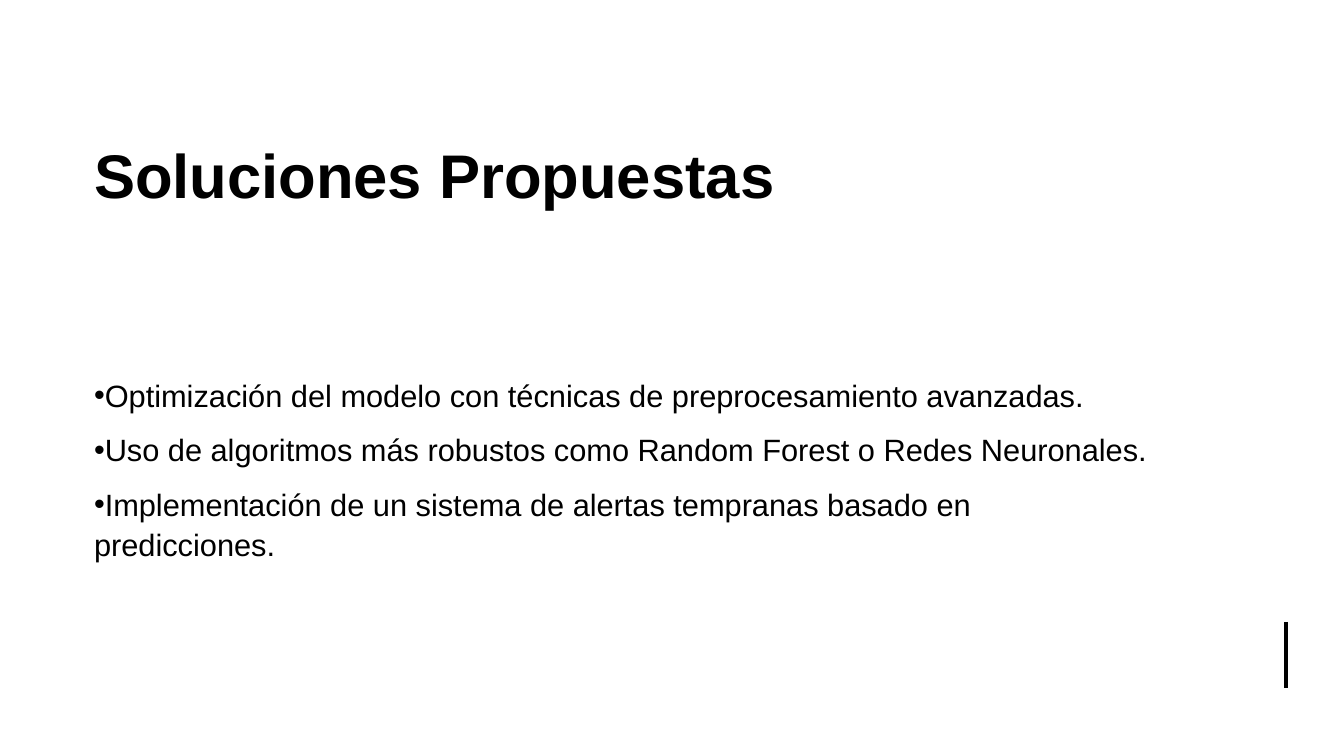
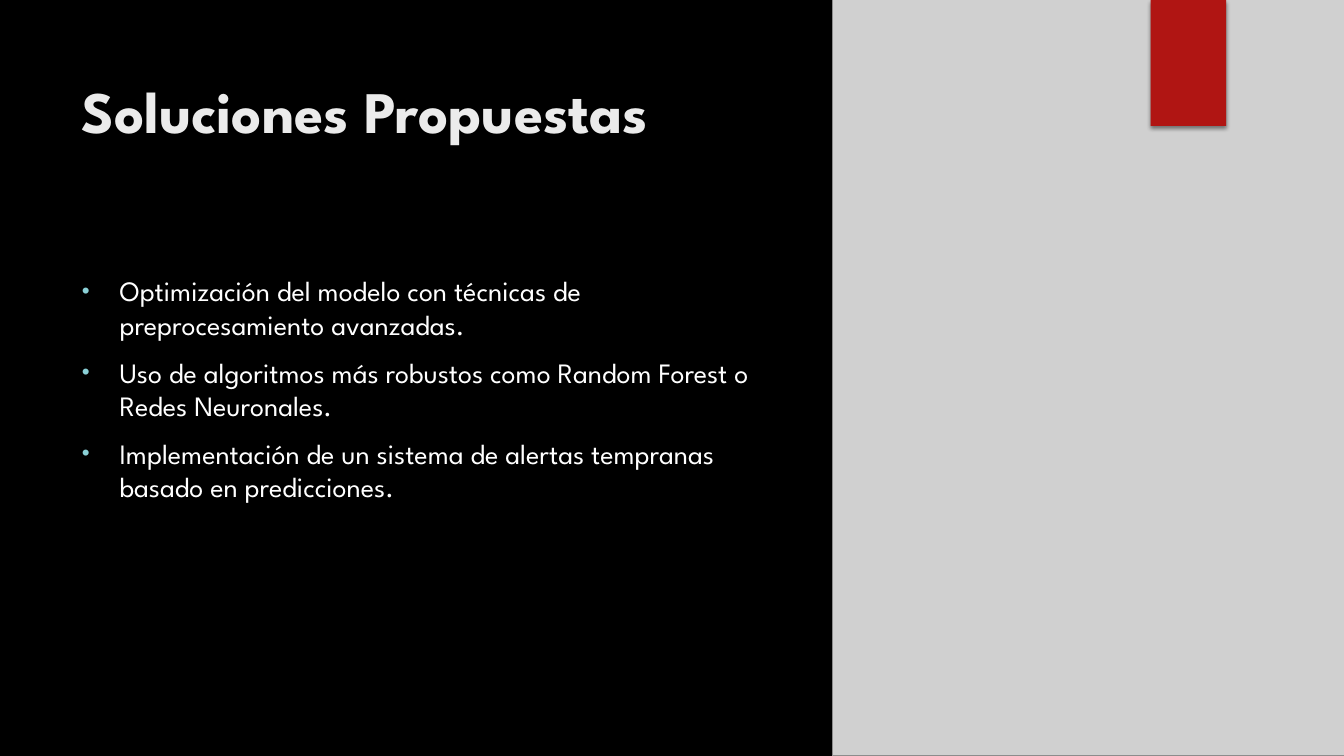
Before and after one commit to carlososorno9595/Analitica-de-datos, a slide deck: slide 9 of diapositiva seguridad informatica.pptx. Drawn at 1344x756 pixels with LibreOffice and Linux fonts; fonts in the diff are those of the drawing; grey boxes stand for pictures; background and template pictures are left out. Boxes give left, top, right and bottom in pixels: in the first picture for what was removed or moved away, otherwise in the second. Text is boxed around its words. In the diff, an @@ line names an element or a change of style, - is before the commit and + after.

```diff
--- a/diapositiva seguridad informatica.pptx
+++ b/diapositiva seguridad informatica.pptx
@@ background #FFFFFF to picture (left out) @@
@@ rectangle removed at box(0, 0, 1344, 756) @@
@@ rectangle removed at box(0, 0, 1344, 280) @@
@@ picture added at box(832, 0, 1344, 756) @@
@@ rectangle added at box(1150, 0, 1226, 126), fill #B01513 @@
@@ title "Soluciones Propuestas": place and size @@
-title "Soluciones Propuestas" at box(94, 153, 774, 210)
+title "Soluciones Propuestas" at box(82, 92, 647, 146)
@@ title "Soluciones Propuestas" at box(82, 92, 647, 146): size 44 to 42 pt, font Arial to League Spartan, text colour #000000 to #EBEBEB; vertical alignment middle to top @@
@@ text "Optimización del modelo con técnicas ...": place and size @@
-text "Optimización del modelo con técnicas ..." at box(94, 384, 1147, 562)
+text "Optimización del modelo con técnicas ..." at box(120, 281, 748, 503)
@@ text "Optimización del modelo con técnicas ..." at box(120, 281, 748, 503): size 22 to 20 pt, font Arial to League Spartan, text colour #000000 to #FFFFFF; indent changed; line spacing 1.1 to 1; vertical alignment middle to top @@
@@ line removed from (1287, 622) to (1287, 688) @@
```
Also in this commit, not shown: 11 other slides changed.
